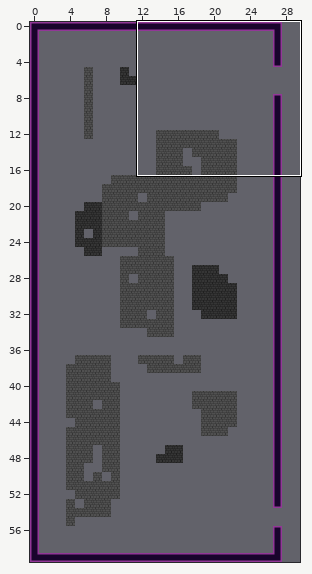
Tiled map -- rooms/room_3.tmx. Above, an overview of the earlier version with the close-up marked.
Close-up. Before the commit:
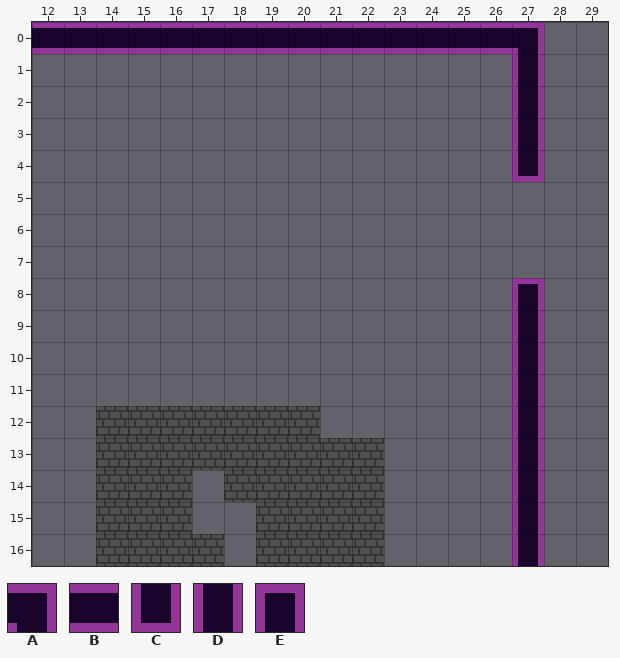
Cells are 16x16 px. Shown: x 12..29, y 0..16. The commit also changed other parts of the map, which this record leaves out. The old version is drawn lined up with the new one.
Key: from "tile_set_template": A 2, B 3, C 7, D 13, E 16.
_ is an empty cell.
Layers that did not change in this view are not listed.
Layer "visuals/collideable" before, first column x 12:
 0 BBBBBBBBBBBBBBBA__
 1 _______________D__
 2 _______________D__
 3 _______________D__
 4 _______________C__
 5 __________________
 6 __________________
 7 __________________
 8 _______________E__
 9 _______________D__
10 _______________D__
11 _______________D__
12 _______________D__
13 _______________D__
14 _______________D__
15 _______________D__
16 _______________D__
After:
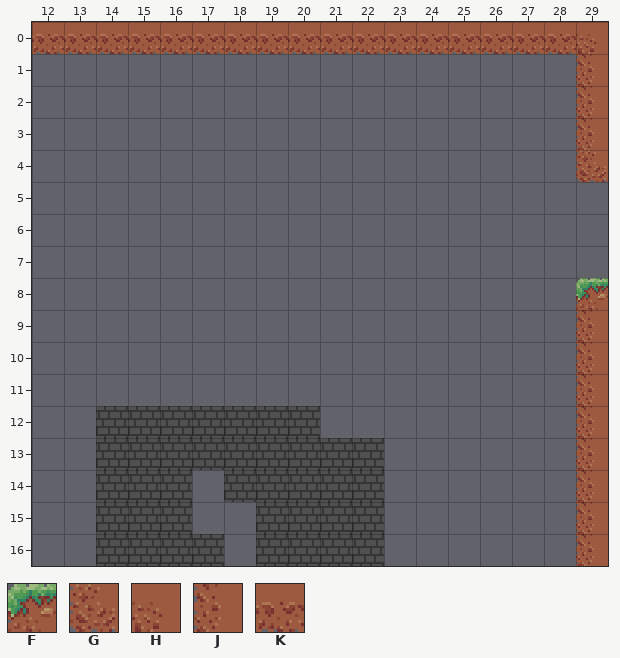
Further tiles: from "Grass": F 7, G 16, H 19, J 22, K 32.
The edit:
map size 28x60 -> 30x60 cells
Layer "visuals/collideable":
The edit adds tile F in row 8 at x 29.
The edit adds tile G in row 4 at x 29.
The edit adds tile H in row 0 at x 29.
The edit adds tile J in rows 1 to 3 at x 29; in rows 9 to 16 at x 29.
Tile A gives way to tile K in row 0 at x 27.
Tile B gives way to tile K in row 0 at x 12 to 26.
The edit adds tile K in row 0 at x 28.
The edit erases tile C in row 4 at x 27.
The edit erases tile D in rows 1 to 3 at x 27; in rows 9 to 16 at x 27.
The edit erases tile E in row 8 at x 27.
